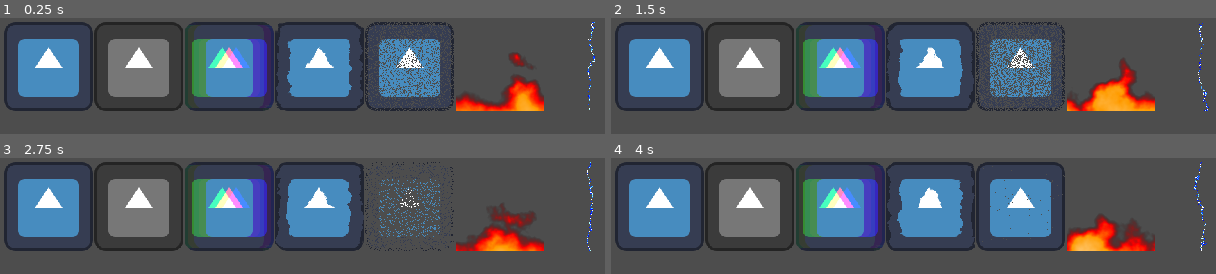
Above: before the commit, frames 1-4 (two rows, left to right).
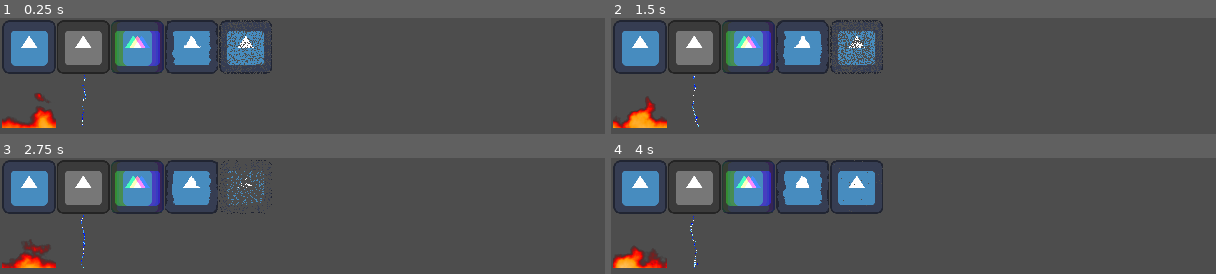
Above: after the commit, the same moments.

Repository: Clobie/Godot-2D-Shaders
Game: Godot game, scene res://main.tscn
The game is run twice, just before and just after one commit, with the same random seed, the same clock (stepped at 60 frames per second) and the same inputs. The engine's default icon, where the game draws it, is replaced by a stand-in: a white triangle on a blue panel in a dark square.
Inputs:
- Up to frame 1 (0.25 s): no input
- Up to frame 2 (1.5 s): no input
- Up to frame 3 (2.75 s): no input
- Up to frame 4 (4 s): no input

The runs differ from the first frame. In frame 1, 39% of the frame differs, in the area x 0-99%, y 1-95%; in frame 2, 38%; in frame 3, 35%; in frame 4, 40%.

Commit message:
update project settings

Diff:
--- a/main.tscn
+++ b/main.tscn
@@ -103,12 +103,12 @@
 
 [node name="Icon5" type="Sprite2D" parent="."]
 material = SubResource("ShaderMaterial_4kil0")
-position = Vector2(720, 70)
+position = Vector2(70, 200)
 texture = ExtResource("1_qhfb6")
 
 [node name="Icon6" type="Sprite2D" parent="."]
 material = SubResource("ShaderMaterial_ir641")
-position = Vector2(850, 70)
+position = Vector2(200, 200)
 texture = ExtResource("1_qhfb6")
 
 [node name="Icon7" type="Sprite2D" parent="."]
--- a/project.godot
+++ b/project.godot
@@ -17,6 +17,8 @@
 
 [display]
 
+window/size/viewport_width=1920
+window/size/viewport_height=1080
 window/stretch/mode="canvas_items"
 window/stretch/aspect="keep_width"
 
